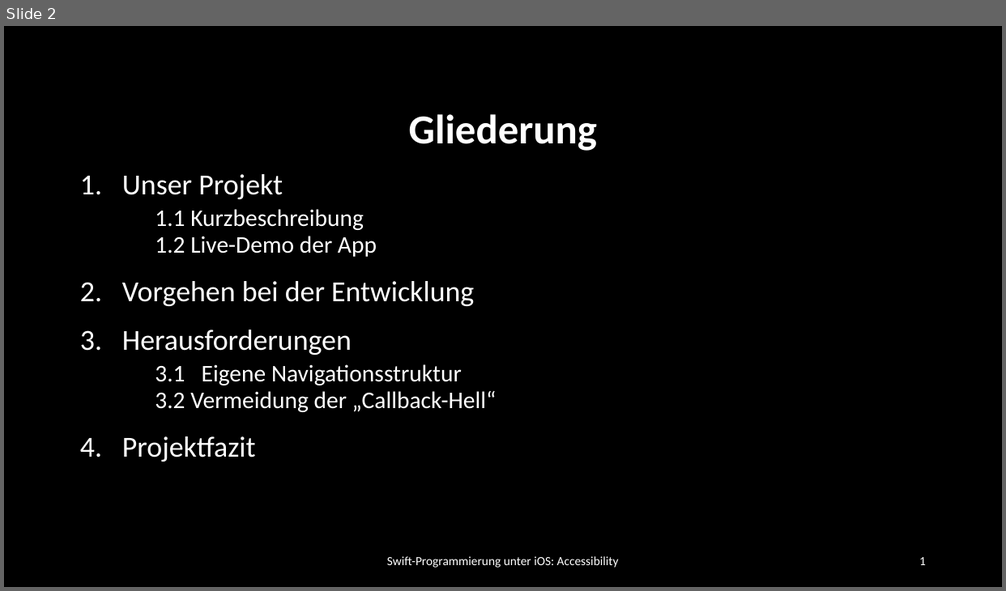
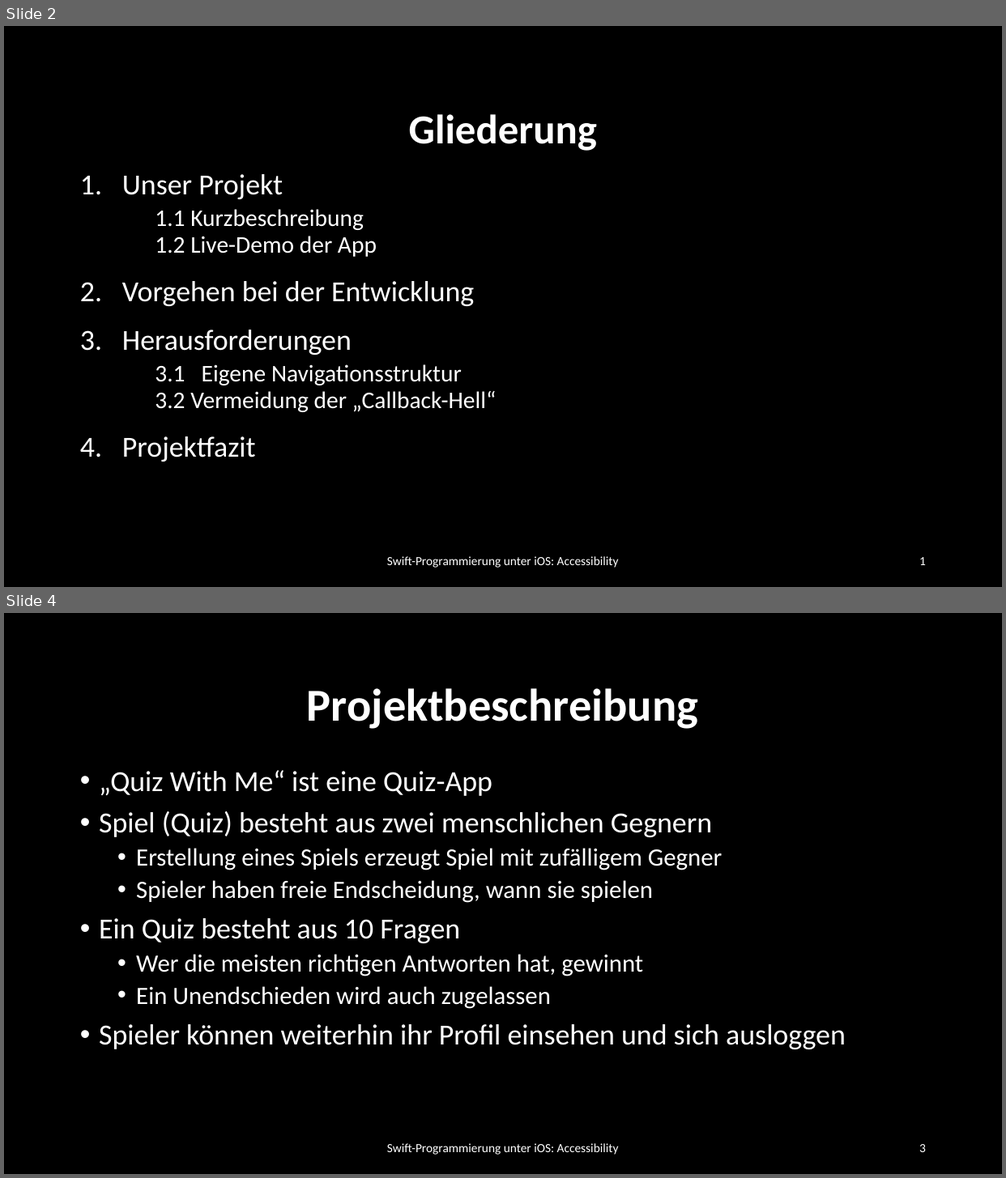
Before and after one commit to dspengler99/Quiz-With-Me, a slide deck: Präsentation/Quiz With Me.pptx. Shown one above the other, each under a label of ours: slide 2 before the commit, slides 2 and 4 after it; the slides between them are not shown. The pictures are 1006x591 and 1006x1178 pixels, drawn with LibreOffice and Linux fonts; fonts in the diff are those of the drawing; background and template pictures are left out. Boxes give left, top, right and bottom in pixels: in the first picture for what was removed or moved away, otherwise in the second. Text is boxed around its words. In the diff, an @@ line names an element or a change of style, - is before the commit and + after.

```diff
--- a/Präsentation/Quiz With Me.pptx
+++ b/Präsentation/Quiz With Me.pptx
@@ slide 4 added at (4, 613, 1002, 1174), background #000000 @@
@@ title added at (307, 688, 698, 729), 44 pt, text #FFFFFF, bold @@
+Projektbeschreibung
@@ text added at (99, 770, 846, 1050), 24 pt, text #FFFFFF @@
+• „Quiz With Me“ ist eine Quiz-App
+• Spiel (Quiz) besteht aus zwei menschlichen Gegnern
+  • Erstellung eines Spiels erzeugt Spiel mit zufälligem Gegner
+  • Spieler haben freie Endscheidung, wann sie spielen
+• Ein Quiz besteht aus 10 Fragen
+  • Wer die meisten richtigen Antworten hat, gewinnt
+  • Ein Unendschieden wird auch zugelassen
+• Spieler können weiterhin ihr Profil einsehen und sich ausloggen
@@ text added at (387, 1144, 619, 1155), 12 pt, text #FFFFFF @@
+Swift-Programmierung unter iOS: Accessibility
@@ page number added at (919, 1144, 926, 1152), 12 pt, text #FFFFFF @@
+3
```
Also in this commit, not shown: 18 other slides added, 2 other files.
